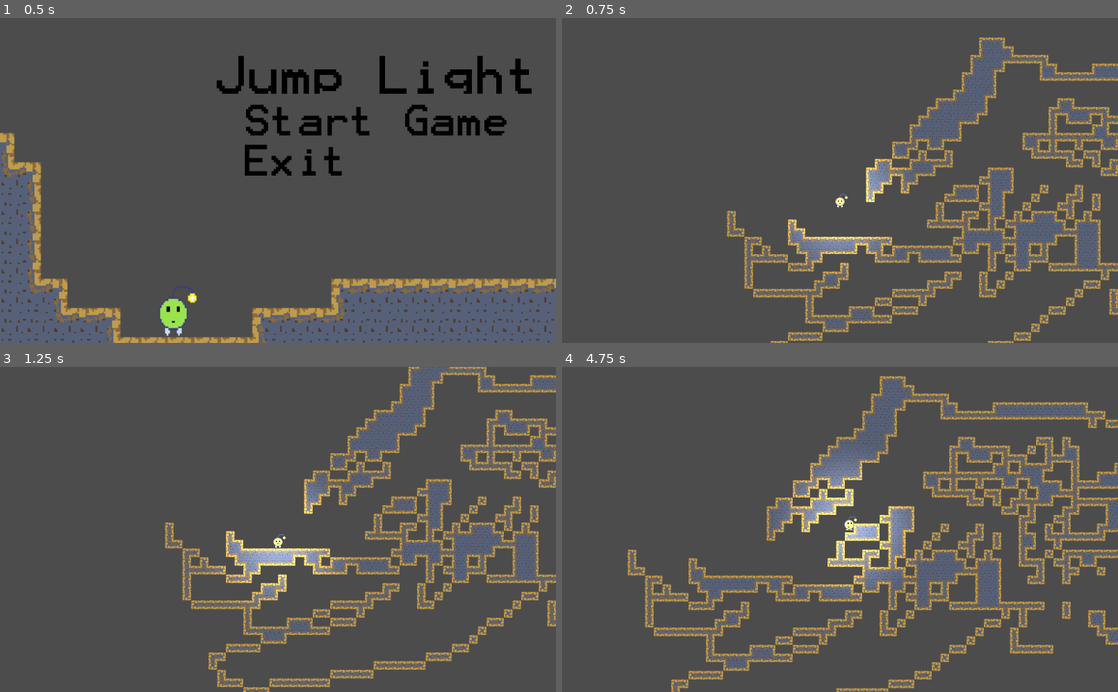
Above: before the commit, frames 1-4 (two rows, left to right).
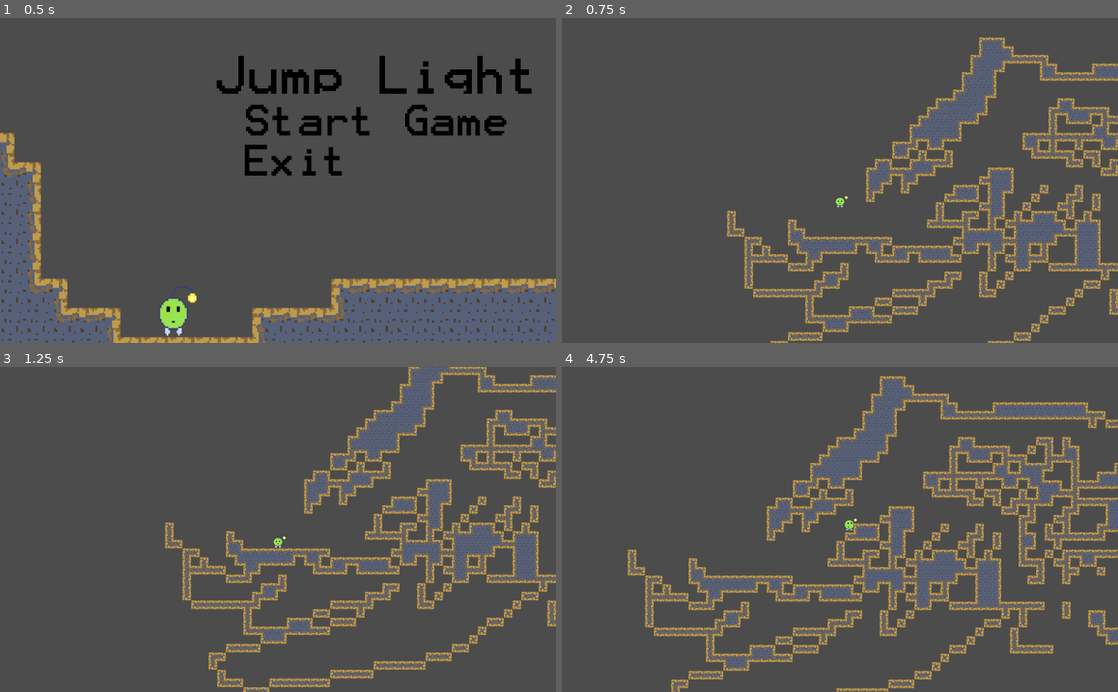
Above: after the commit, the same moments.

Repository: zcarter95/LightJump
Game: Godot game, scene res://Scenes/Title-Screen.tscn
Two runs of this game, one before a commit and one after it. Both use one fixed random seed, a clock stepped at 60 frames per second and the inputs below.
Inputs (mouse positions are in pixels of both pictures, inside the frame that each line leads up to):
- Up to frame 1 (0.5 s): no input
- Up to frame 2 (0.75 s): click (940, 118) at 0.5 s
- Up to frame 3 (1.25 s): no input
- Up to frame 4 (4.75 s): hold D (ui_right) 1.28-2.78 s; tap W (ui_up) at 1.52, 2.27, 3.77, 4.52 s; hold A (ui_left) 2.78-3.53 s; hold D (ui_right) from 3.53 s (still down)

Frame 1 is identical in both runs. In frame 2, 1.5% of the frame differs, in the area x 40-63%, y 43-77%; in frame 3, 1.9%; in frame 4, 3.1%, in the area x 39-64%, y 28-69%.
Error after the commit: Invalid get index 'type' (on base: 'InputEventKey'). (res://Scenes/Light2D.gd:9)

Commit message:
started lighting script
stage 1

Diff:
--- /dev/null
+++ b/Scenes/Light2D.gd
@@ -0,0 +1,18 @@
+extends Light2D
+
+var EventType
+
+func _ready():
+	set_process_input(true)
+
+func _input(event):
+	if (event.type == EventType.KEY):
+		if (event.scanncode == KEY_LEFT):
+			set_process_input(false)
+	elif (event.type == EventType.KEY):
+		if (event.scanncode == KEY_RIGHT):
+			set_process_input(false)
+			set_process_input(false)
+
+		if (event.scanncode == KEY_UP):
+			set_process_input(false)
--- a/Scenes/Player.tscn
+++ b/Scenes/Player.tscn
@@ -1,75 +1,77 @@
-[gd_scene load_steps=20 format=2]
+[gd_scene load_steps=22 format=2]
 
 [ext_resource path="res://Sprites/Jump Ball Idle-Sheet.png" type="Texture" id=1]
 [ext_resource path="res://Player2.gd" type="Script" id=2]
 [ext_resource path="res://Sprites/Jump Ball Running Animation-Sheet.png" type="Texture" id=3]
+[ext_resource path="res://Sprites/Titlescreen/Color maplightmask.png" type="Texture" id=4]
+[ext_resource path="res://Scenes/Light2D.gd" type="Script" id=5]
 
 [sub_resource type="AtlasTexture" id=1]
-atlas = ExtResource( 3 )
+atlas = ExtResource( 1 )
 region = Rect2( 0, 0, 32, 32 )
 
 [sub_resource type="AtlasTexture" id=2]
-atlas = ExtResource( 3 )
+atlas = ExtResource( 1 )
 region = Rect2( 32, 0, 32, 32 )
 
 [sub_resource type="AtlasTexture" id=3]
-atlas = ExtResource( 3 )
+atlas = ExtResource( 1 )
 region = Rect2( 64, 0, 32, 32 )
 
 [sub_resource type="AtlasTexture" id=4]
-atlas = ExtResource( 3 )
+atlas = ExtResource( 1 )
 region = Rect2( 96, 0, 32, 32 )
 
 [sub_resource type="AtlasTexture" id=5]
-atlas = ExtResource( 3 )
+atlas = ExtResource( 1 )
 region = Rect2( 128, 0, 32, 32 )
 
 [sub_resource type="AtlasTexture" id=6]
-atlas = ExtResource( 3 )
+atlas = ExtResource( 1 )
 region = Rect2( 160, 0, 32, 32 )
 
 [sub_resource type="AtlasTexture" id=7]
 atlas = ExtResource( 3 )
-region = Rect2( 192, 0, 32, 32 )
+region = Rect2( 0, 0, 32, 32 )
 
 [sub_resource type="AtlasTexture" id=8]
 atlas = ExtResource( 3 )
-region = Rect2( 224, 0, 32, 32 )
+region = Rect2( 32, 0, 32, 32 )
 
 [sub_resource type="AtlasTexture" id=9]
-atlas = ExtResource( 1 )
-region = Rect2( 0, 0, 32, 32 )
+atlas = ExtResource( 3 )
+region = Rect2( 64, 0, 32, 32 )
 
 [sub_resource type="AtlasTexture" id=10]
-atlas = ExtResource( 1 )
-region = Rect2( 32, 0, 32, 32 )
+atlas = ExtResource( 3 )
+region = Rect2( 96, 0, 32, 32 )
 
 [sub_resource type="AtlasTexture" id=11]
-atlas = ExtResource( 1 )
-region = Rect2( 64, 0, 32, 32 )
+atlas = ExtResource( 3 )
+region = Rect2( 128, 0, 32, 32 )
 
 [sub_resource type="AtlasTexture" id=12]
-atlas = ExtResource( 1 )
-region = Rect2( 96, 0, 32, 32 )
+atlas = ExtResource( 3 )
+region = Rect2( 160, 0, 32, 32 )
 
 [sub_resource type="AtlasTexture" id=13]
-atlas = ExtResource( 1 )
-region = Rect2( 128, 0, 32, 32 )
+atlas = ExtResource( 3 )
+region = Rect2( 192, 0, 32, 32 )
 
 [sub_resource type="AtlasTexture" id=14]
-atlas = ExtResource( 1 )
-region = Rect2( 160, 0, 32, 32 )
+atlas = ExtResource( 3 )
+region = Rect2( 224, 0, 32, 32 )
 
 [sub_resource type="SpriteFrames" id=15]
 animations = [ {
-"frames": [ SubResource( 1 ), SubResource( 2 ), SubResource( 3 ), SubResource( 4 ), SubResource( 5 ), SubResource( 6 ), SubResource( 7 ), SubResource( 8 ) ],
+"frames": [ SubResource( 1 ), SubResource( 2 ), SubResource( 3 ), SubResource( 4 ), SubResource( 5 ), SubResource( 6 ) ],
+"loop": true,
+"name": "Idle",
+"speed": 12.0
+}, {
+"frames": [ SubResource( 7 ), SubResource( 8 ), SubResource( 9 ), SubResource( 10 ), SubResource( 11 ), SubResource( 12 ), SubResource( 13 ), SubResource( 14 ) ],
 "loop": true,
 "name": "Walk-right",
-"speed": 12.0
-}, {
-"frames": [ SubResource( 9 ), SubResource( 10 ), SubResource( 11 ), SubResource( 12 ), SubResource( 13 ), SubResource( 14 ) ],
-"loop": true,
-"name": "Idle",
 "speed": 12.0
 } ]
 
@@ -84,6 +86,12 @@
 frames = SubResource( 15 )
 playing = true
 
+[node name="Light2D" type="Light2D" parent="AnimatedSprite"]
+visible = false
+scale = Vector2( 1.6, 1.44 )
+texture = ExtResource( 4 )
+script = ExtResource( 5 )
+
 [node name="CollisionShape2D" type="CollisionShape2D" parent="."]
 visible = false
 shape = SubResource( 16 )
--- a/Scenes/StageOne.tscn
+++ b/Scenes/StageOne.tscn
@@ -1,7 +1,6 @@
-[gd_scene load_steps=79 format=2]
+[gd_scene load_steps=78 format=2]
 
 [ext_resource path="res://Scenes/Player.tscn" type="PackedScene" id=1]
-[ext_resource path="res://Sprites/Titlescreen/Color maplightmask.png" type="Texture" id=2]
 [ext_resource path="res://Tilesets/Ground Tileset.png" type="Texture" id=3]
 [ext_resource path="res://Sprites/4506e409f19cb2c92e1f6b4205eb821b.jpg" type="Texture" id=4]
 [ext_resource path="res://Pause-Menu.tscn" type="PackedScene" id=5]
@@ -696,10 +695,6 @@
 
 [node name="Player2" parent="." instance=ExtResource( 1 )]
 
-[node name="Light2D" type="Light2D" parent="Player2"]
-position = Vector2( 0.707092, -0.707123 )
-texture = ExtResource( 2 )
-
 [node name="CanvasLayer" type="CanvasLayer" parent="."]
 
 [node name="Pause-Menu" parent="CanvasLayer" instance=ExtResource( 5 )]
